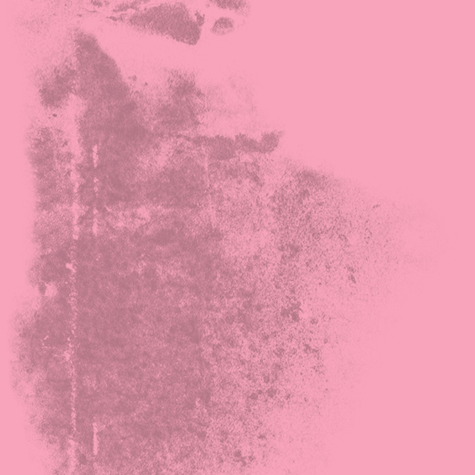
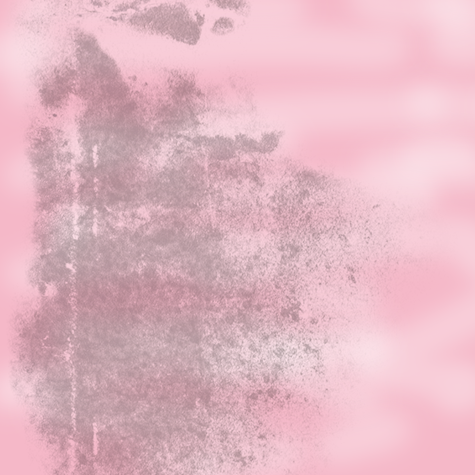
Two versions of the same layered image (475 × 475). Layer-by-layer changes:
painted on "Layer 1" over [0, 0, 475, 475]
